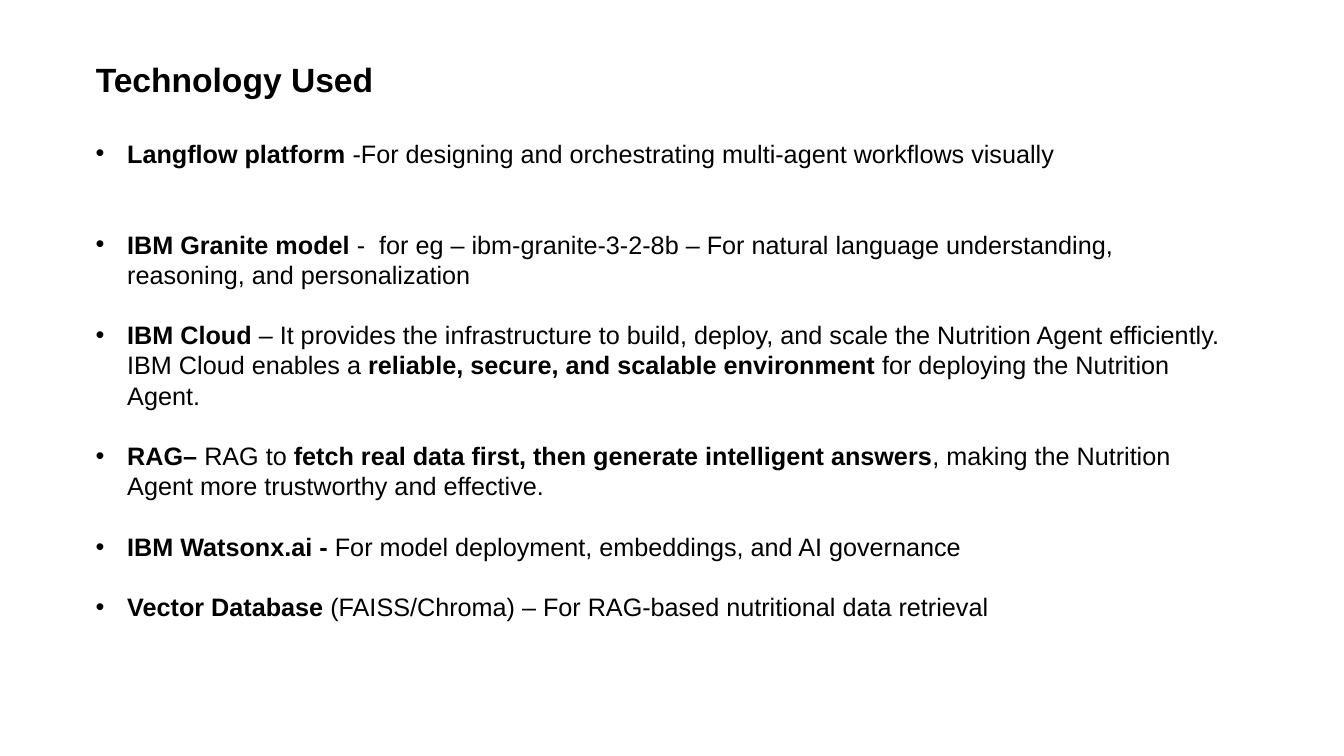
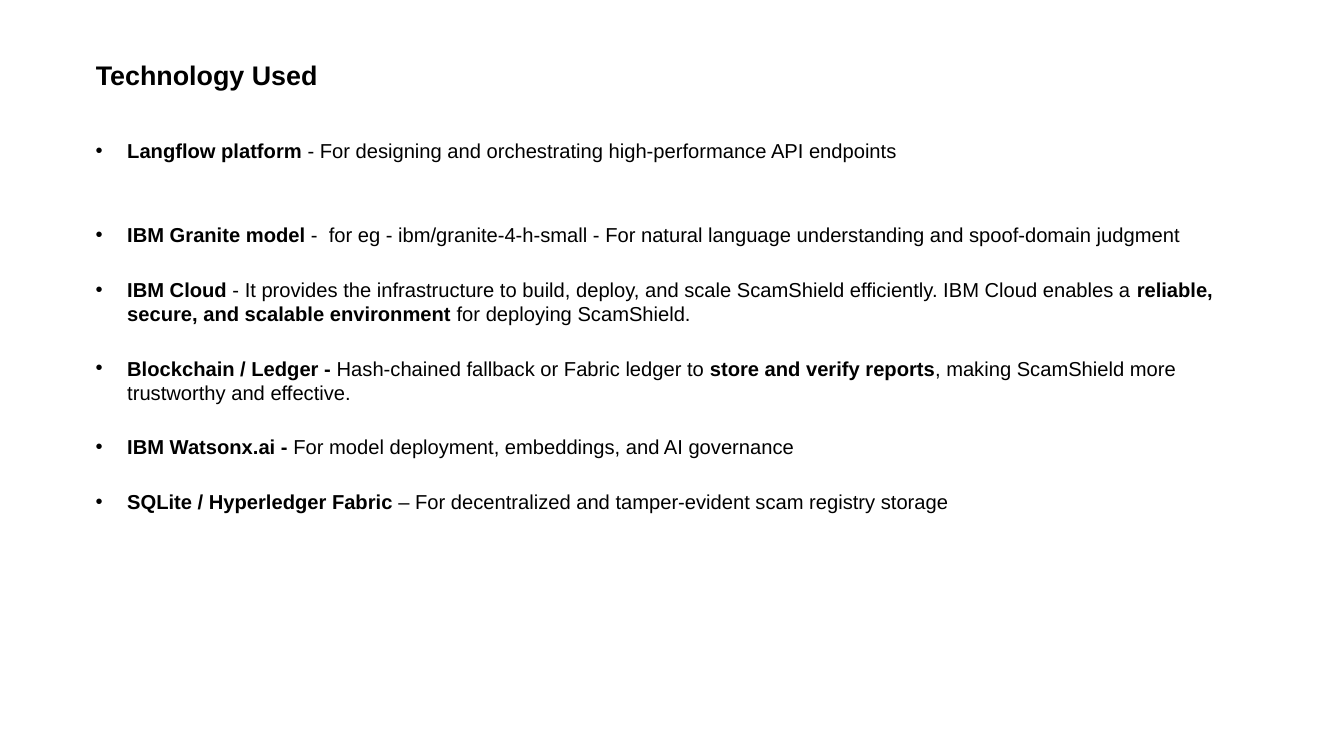
Before and after one commit to Asqi06/IBMhack, a slide deck: slide 5 of ibm.pptx. Drawn at 1344x756 pixels with LibreOffice and Linux fonts; fonts in the diff are those of the drawing. Boxes give left, top, right and bottom in pixels: in the first picture for what was removed or moved away, otherwise in the second. Text is boxed around its words. In the diff, an @@ line names an element or a change of style, - is before the commit and + after.

```diff
--- a/ibm.pptx
+++ b/ibm.pptx
@@ text "Technology Used" at bbox=[96, 65, 318, 90]: size 24 to 19.2 pt @@
@@ text at bbox=[127, 143, 1213, 404]: text changed; size 18 to 14.4 pt @@
-• Langflow platform -For designing and orchestrating multi-agent workflows visually
-• IBM Granite model - for eg – ibm-granite-3-2-8b – For natural language understanding, reasoning, and personalization
-• IBM Cloud – It provides the infrastructure to build, deploy, and scale the Nutrition Agent efficiently. IBM Cloud enables a reliable, secure, and scalable environment for deploying the Nutrition Agent.
-• RAG– RAG to fetch real data first, then generate intelligent answers, making the Nutrition Agent more trustworthy and effective.
+• Langflow platform - For designing and orchestrating high-performance API endpoints
+• IBM Granite model - for eg - ibm/granite-4-h-small - For natural language understanding and spoof-domain judgment
+• IBM Cloud - It provides the infrastructure to build, deploy, and scale ScamShield efficiently. IBM Cloud enables a reliable, secure, and scalable environment for deploying ScamShield.
+• Blockchain / Ledger - Hash-chained fallback or Fabric ledger to store and verify reports, making ScamShield more trustworthy and effective.
@@ text at bbox=[127, 439, 794, 458]: size 18 to 14.4 pt in "IBM Watsonx.ai - For model deployment, embeddings, ..." @@
@@ text at bbox=[127, 494, 948, 513]: text changed; size 18 to 14.4 pt @@
-• Vector Database (FAISS/Chroma) – For RAG-based nutritional data retrieval
+• SQLite / Hyperledger Fabric – For decentralized and tamper-evident scam registry storage
```
Also in this commit, not shown: 12 other slides changed, 2 slides removed, 10 other files.
